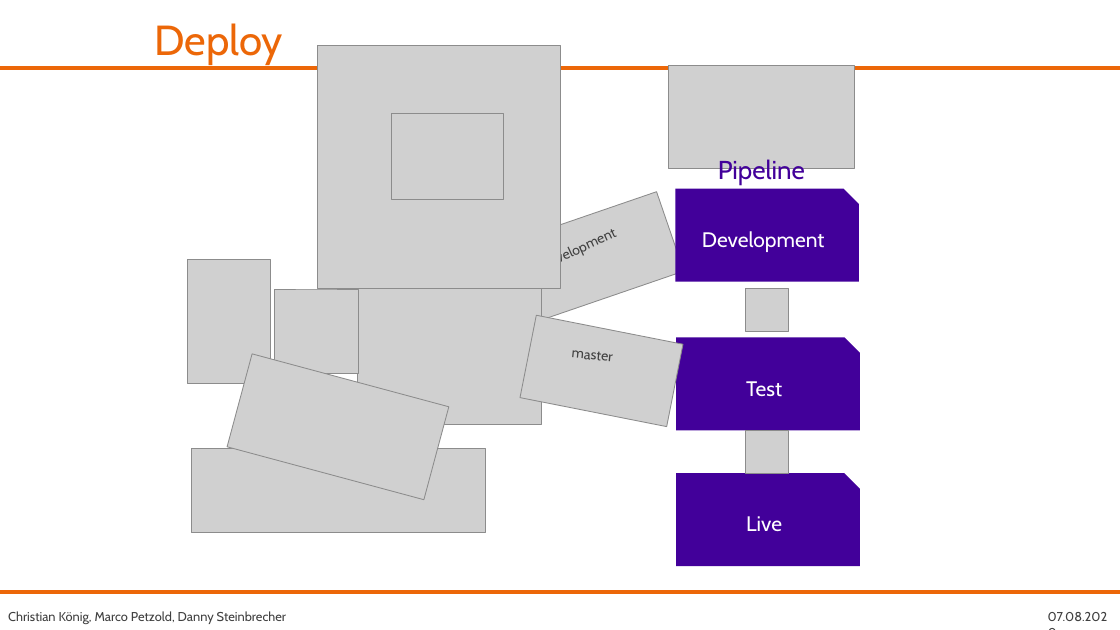
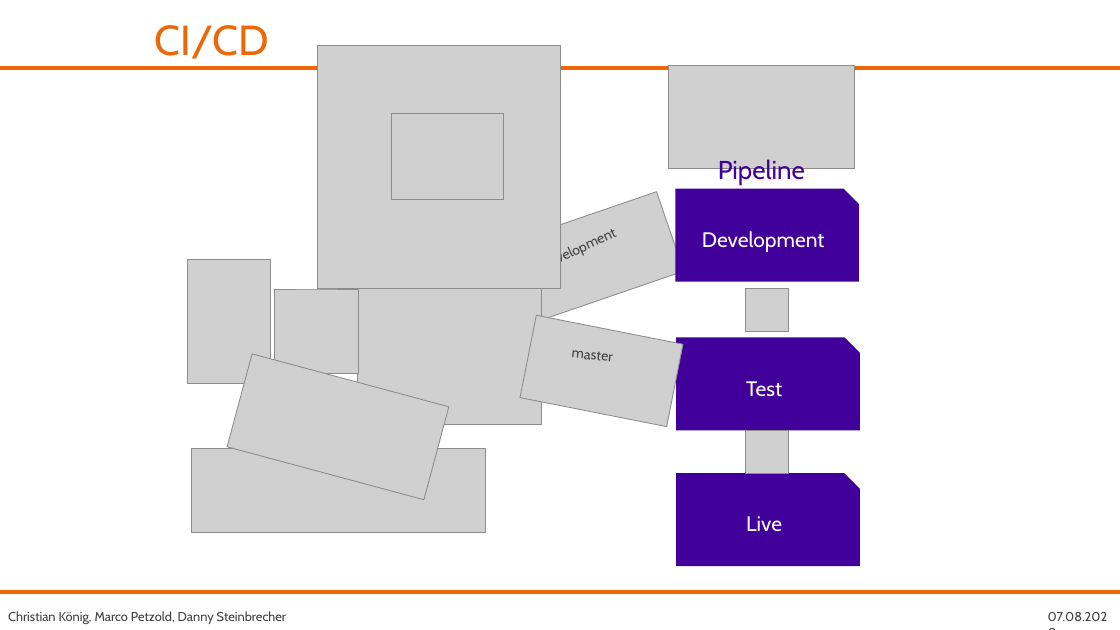
Before and after one commit to fh-erfurt/RentATool, a slide deck: slide 4 of share/presentations/Java 2/RentATool_17.07.2020.pptx. Drawn at 1120x630 pixels with LibreOffice and Linux fonts; fonts in the diff are those of the drawing; grey boxes stand for pictures; background and template pictures are left out. Boxes give left, top, right and bottom in pixels: in the first picture for what was removed or moved away, otherwise in the second. Text is boxed around its words. In the diff, an @@ line names an element or a change of style, - is before the commit and + after.

```diff
--- a/share/presentations/Java 2/RentATool_17.07.2020.pptx
+++ b/share/presentations/Java 2/RentATool_17.07.2020.pptx
@@ text at (155,25,270,59): text changed @@
-Deploy
+CI/CD
```
Also in this commit, not shown: 1 other slide changed, 1 slide added.
